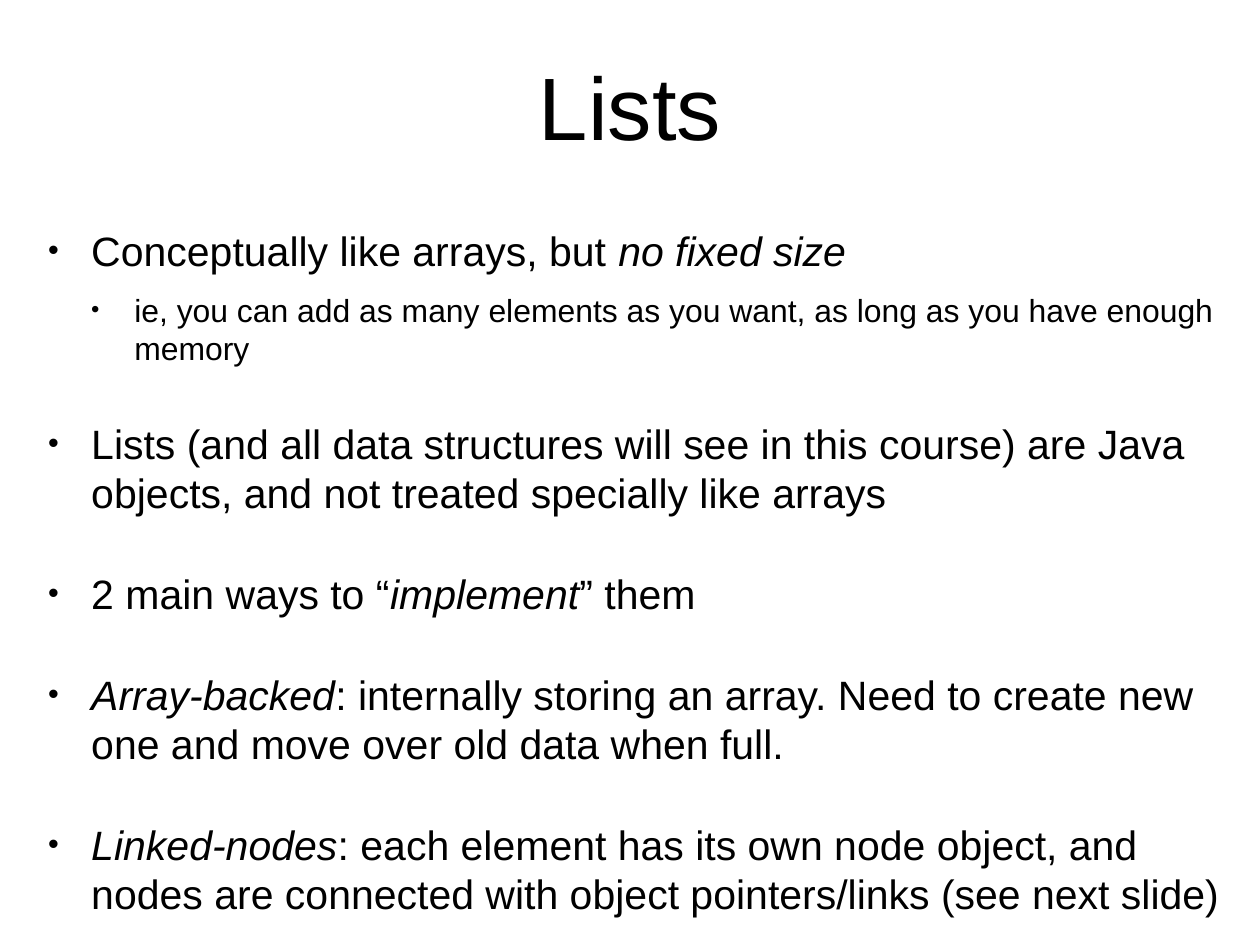
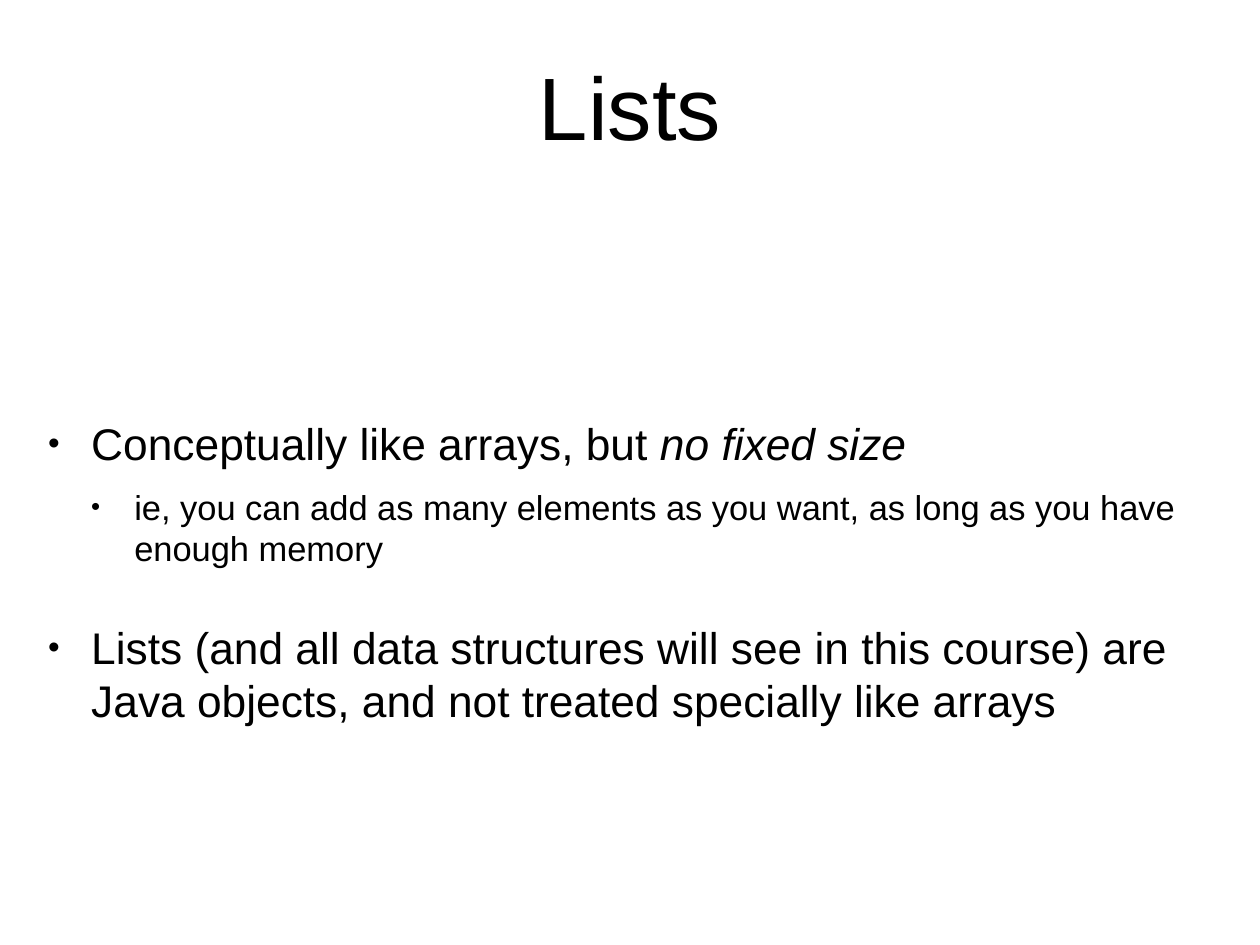
Before and after one commit to arcuri82/algorithms, a slide deck: slide 29 of docs/slides/01/01_intro.pptx. Drawn at 1260x945 pixels with LibreOffice and Linux fonts; fonts in the diff are those of the drawing. Boxes give left, top, right and bottom in pixels: in the first picture for what was removed or moved away, otherwise in the second. Text is boxed around its words. In the diff, an @@ line names an element or a change of style, - is before the commit and + after.

```diff
--- a/docs/slides/01/01_intro.pptx
+++ b/docs/slides/01/01_intro.pptx
@@ text "Conceptually like arrays, but no ..." at (91,428,1175,726): size 33.3 to 36 pt in "Conceptually like arrays, but no fixed size", "Lists (and all data structures will see ..."; size 25.9 to 28 pt in "ie, you can add as many elements ..." @@
@@ text at (91,579,1219,918): paragraphs removed @@
-• 2 main ways to “implement” them
-• Array-backed: internally storing an array. Need to create new one and move over old data when full.
-• Linked-nodes: each element has its own node object, and nodes are connected with object pointers/links (see next slide)
```
Also in this commit, not shown: 1 other slide changed, 2 slides added, 24 other files.
